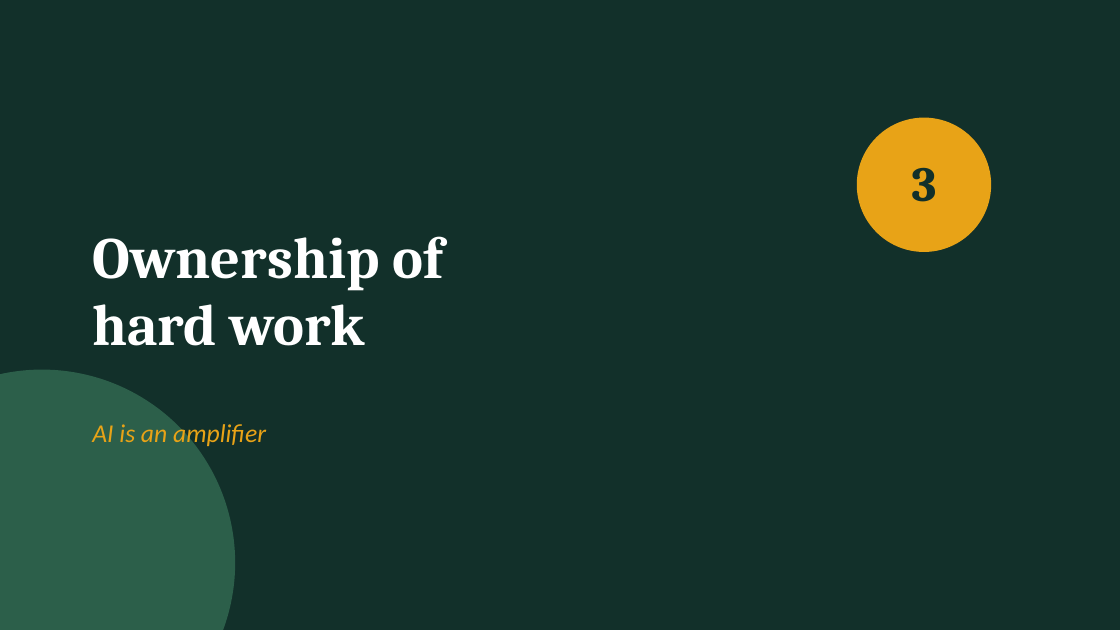
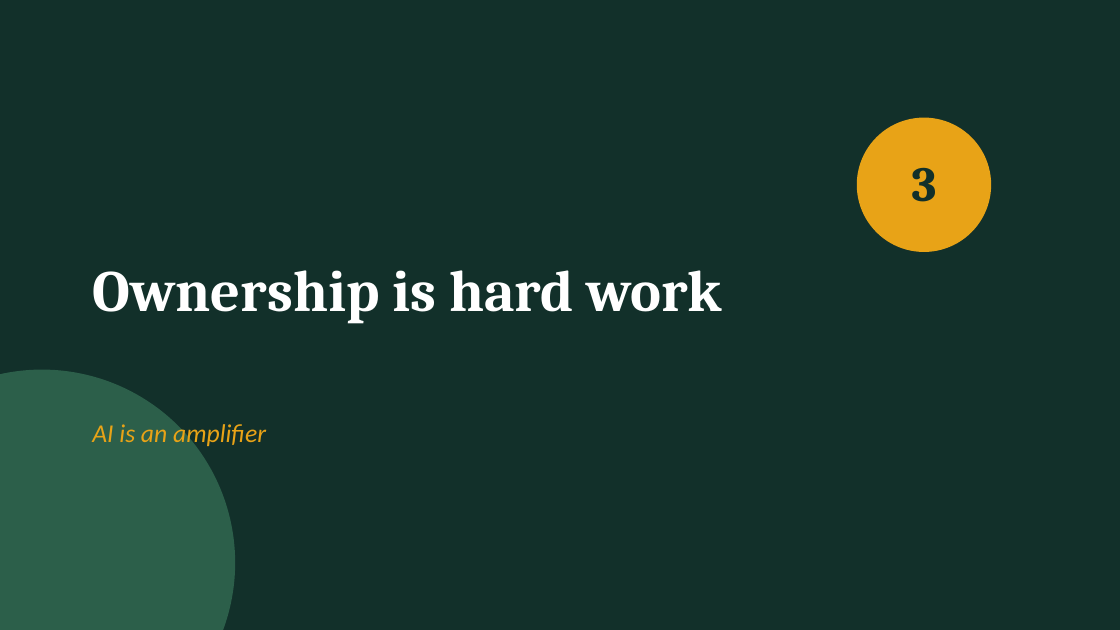
Before and after one commit to RAINigeria/study, a slide deck: slide 17 of iesa.pptx. Drawn at 1120x630 pixels with LibreOffice and Linux fonts; fonts in the diff are those of the drawing. Boxes give left, top, right and bottom in pixels: in the first picture for what was removed or moved away, otherwise in the second. Text is boxed around its words. In the diff, an @@ line names an element or a change of style, - is before the commit and + after.

```diff
--- a/iesa.pptx
+++ b/iesa.pptx
@@ text at <box>92,270,722,324</box>: text changed @@
-Ownership of
-hard work
+Ownership is hard work
```
Also in this commit, not shown: 15 other slides changed, 2 slides added, 1 other file.
